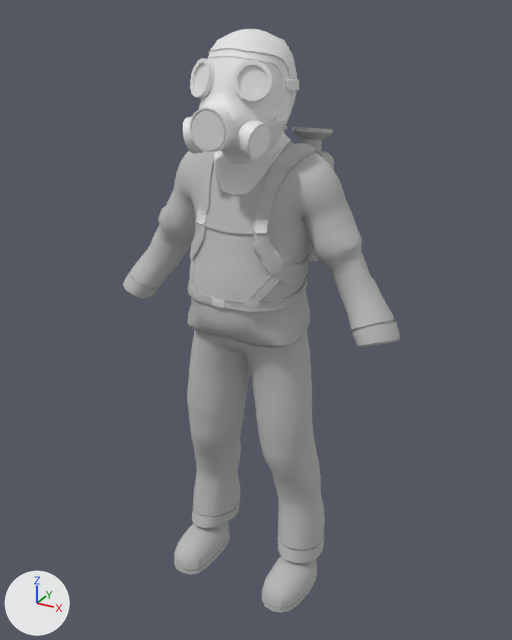
What one commit did to the FBX model Content/Art/Meshes/Character.fbx.
Before and after are seen from a camera (50 mm lens) standing at (2.22, -4.04, 4.13) and looking at (-0.03, 0.04, 2.08). Lighting does not change. The marker at lower left points along +X, +Y and +Z. Where no turn or scale is listed for an object, it has been applied to the vertices. Vertices at the same position are counted once.

The first picture shows 'gasmask_R', 'shirt_b.001'.
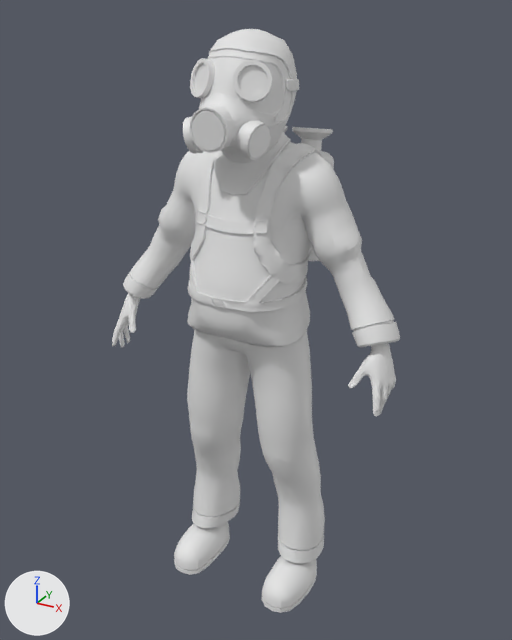
Boxes (x1, y1, x2, y2) around the edits, measured in the pictures (512 x 640 px):
'shirt_b.001', reshaped
    before: (123, 126, 400, 613)
    after: (112, 126, 400, 613)
part 1 of me_male_genericmesh_005, added
    after: (348, 344, 396, 417)
part 2 of me_male_genericmesh_005, added
    after: (112, 293, 140, 348)
part 3 of me_male_genericmesh_005, recoloured
    both: (123, 126, 400, 347)
part 4 of me_male_genericmesh_005, recoloured
    both: (188, 143, 322, 312)
part 5 of me_male_genericmesh_005, recoloured
    both: (187, 330, 325, 563)

The change, as a list of edits to the scene's bpy script:
```text
Add mat_face_005:
    mat_face_005 = principled_material('face.005')
    mat_face_005.base_color = (0.8, 0.8, 0.8)  # white #e7e7e7
Change me_male_genericmesh_005:
    used by ob_shirt_b_001; location = (0.0, 0.0, 0.0)
    remove me_male_genericmesh_005.from_pydata(...)  # 6251 vertices, 6179 faces; spans x -1.06..1.06, y -0.51..0.62, z 0.02..3.48
    remove me_male_genericmesh_005.materials.append(mat_metal)  # white #e7e7e7
    add me_male_genericmesh_005.from_pydata(...)  # 11186 vertices, 11101 faces; spans x -1.08..1.08, y -0.51..0.62, z 0.02..3.89
    me_male_genericmesh_005 part 1: a new loose piece of 3258 vertices spanning x 0.84..1.08, y -0.36..-0.07, z 1.76..2.21, in mat_gasmask (white #e7e7e7)
    me_male_genericmesh_005 part 2: a new loose piece of 1629 vertices spanning x -1.08..-0.84, y -0.36..-0.07, z 1.76..2.21, in mat_gasmask (white #e7e7e7)
    me_male_genericmesh_005 part 3: 3682 faces spanning x -1.06..1.06, y -0.49..0.62, z 0.02..3.48 switch from mat_fabric (grey #bcbcbc) to mat_gasmask (white #e7e7e7)
    me_male_genericmesh_005 part 4: 906 faces spanning x -0.41..0.41, y -0.51..0.27, z 2.38..3.36 switch from mat_straps (grey #bcbcbc) to mat_gasmask (white #e7e7e7)
    me_male_genericmesh_005 part 5: 1481 faces spanning x -0.57..0.57, y -0.35..0.25, z 0.22..2.1 switch from mat_pant (grey #bcbcbc) to mat_gasmask (white #e7e7e7)
    add me_male_genericmesh_005.materials.append(mat_face_005)  # white #e7e7e7
```
